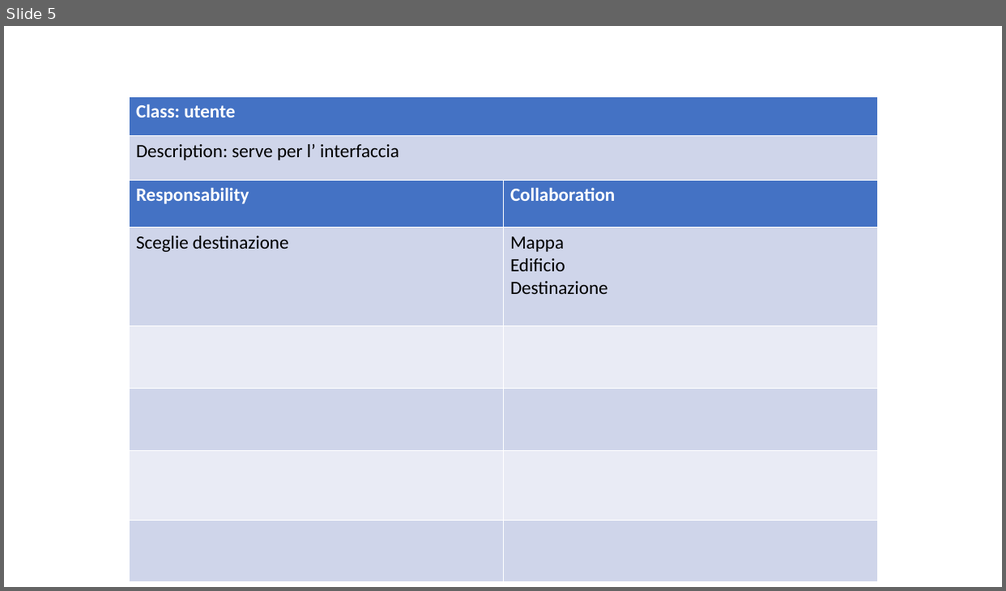
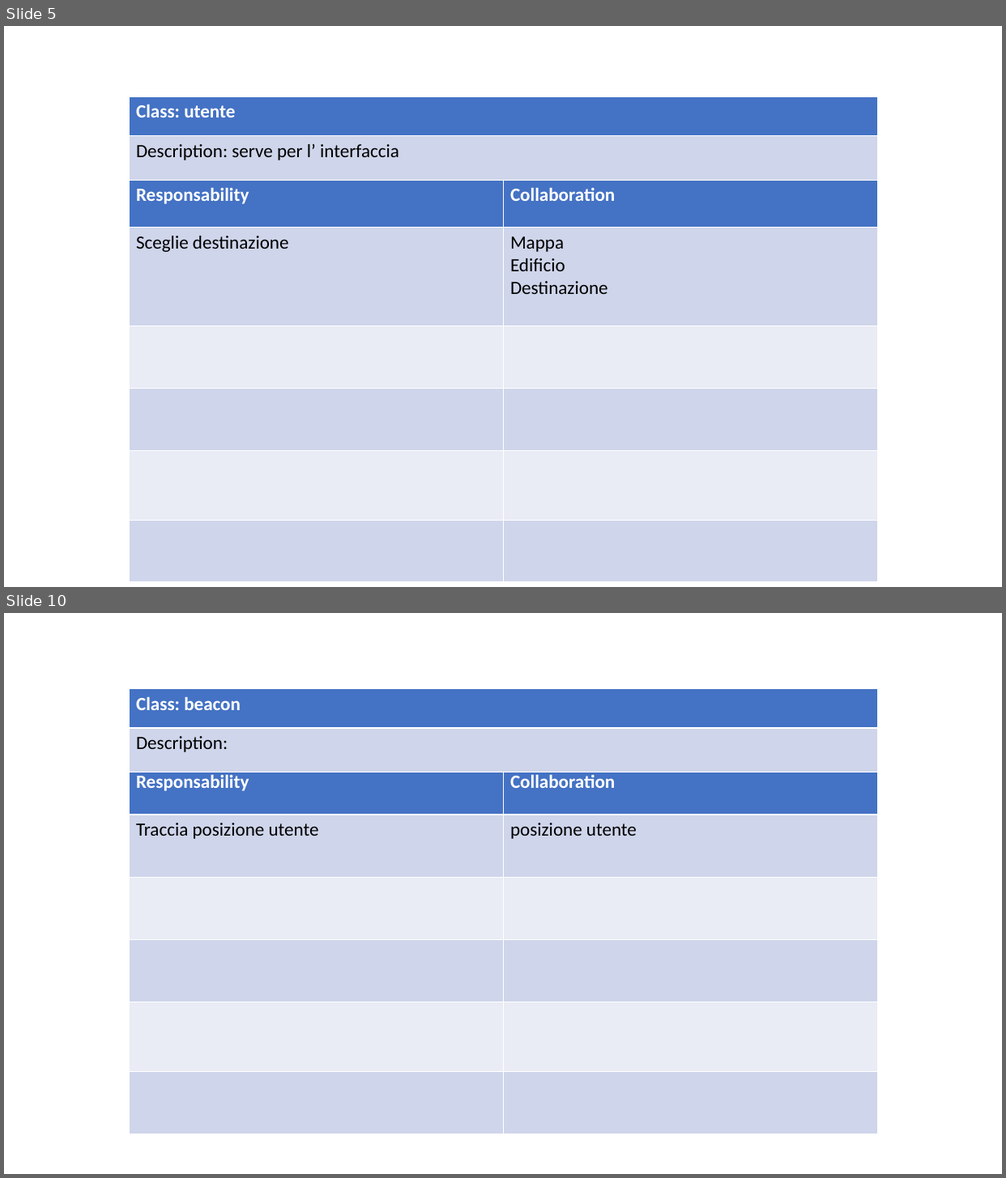
Before and after one commit to ecorradini/ProgettoIDS, a slide deck: AnalisiRequisiti/CRC/UT2/ClassiDiAnalisiUT2.ppt. Shown one above the other, each under a label of ours: slide 5 before the commit, slides 5 and 10 after it; the slides between them are not shown. The pictures are 1006x591 and 1006x1178 pixels, drawn with LibreOffice and Linux fonts; fonts in the diff are those of the drawing. Boxes give left, top, right and bottom in pixels: in the first picture for what was removed or moved away, otherwise in the second. Text is boxed around its words. In the diff, an @@ line names an element or a change of style, - is before the commit and + after.

```diff
--- a/AnalisiRequisiti/CRC/UT2/ClassiDiAnalisiUT2.ppt
+++ b/AnalisiRequisiti/CRC/UT2/ClassiDiAnalisiUT2.ppt
@@ slide 10 added at (4,613,1002,1174), background #FFFFFF @@
@@ table added at (129,688,877,772), 2 rows, 1 columns @@
+Class: beacon
+Description:
@@ table added at (129,766,877,1134), 6 rows, 2 columns @@
+Responsability | Collaboration
+Traccia posizione utente | posizione utente
+ | 
+ | 
+ | 
+ | 
```
Also in this commit, not shown: 6 slides changed, 1 other slide added, 1 slide removed, 1 other file.
